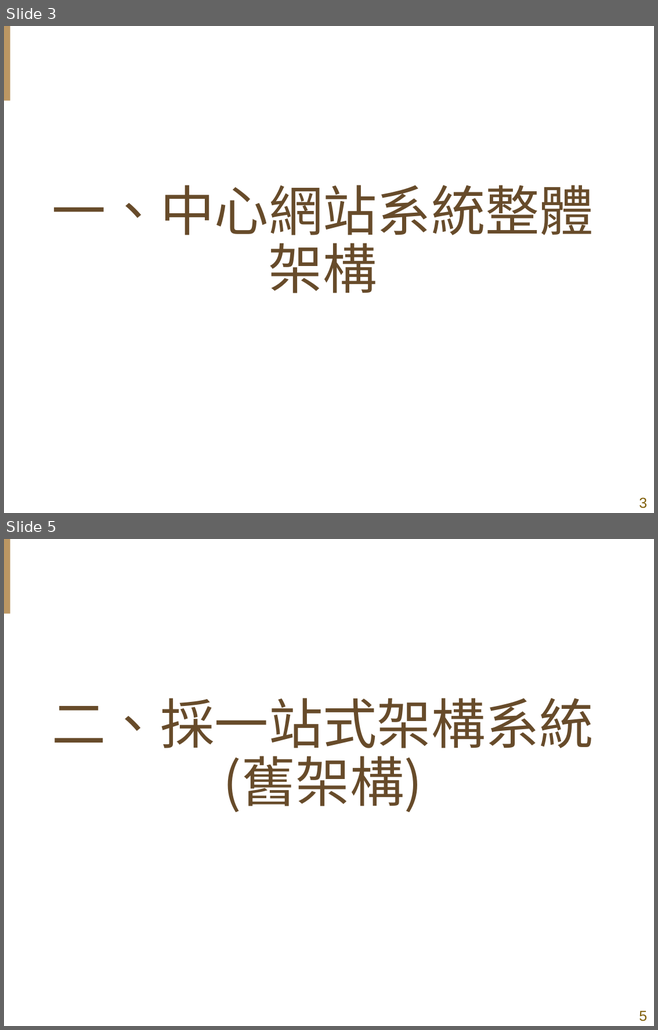
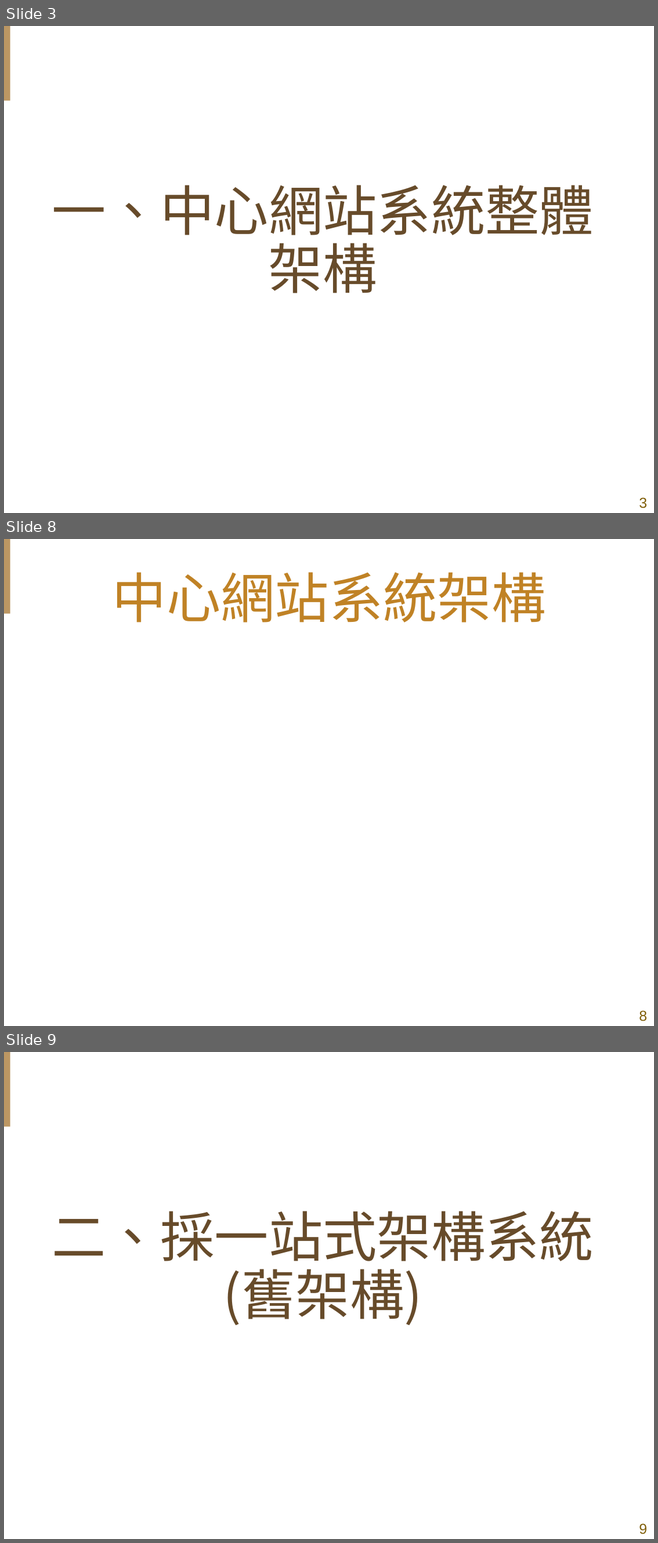
Before and after one commit to shih33/java_atguigu, a slide deck: 期末報告/期末簡報_施詠舜.pptx. Shown one above the other, each under a label of ours: slides 3 and 5 before the commit, slides 3, 8 and 9 after it; the slides between them are not shown. The pictures are 658x1030 and 658x1543 pixels, drawn with LibreOffice and Linux fonts; fonts in the diff are those of the drawing; background and template pictures are left out. Boxes give left, top, right and bottom in pixels: in the first picture for what was removed or moved away, otherwise in the second. Text is boxed around its words. In the diff, an @@ line names an element or a change of style, - is before the commit and + after.

```diff
--- a/期末報告/期末簡報_施詠舜.pptx
+++ b/期末報告/期末簡報_施詠舜.pptx
@@ slide 8 added at [4,539,654,1026], background #FFFFFF; not listed: 2 template elements that a slide beside it also shows @@
@@ title added at [112,572,546,623], 60 pt, text #C08225 @@
+中心網站系統架構
@@ what was slide 5 is now slide 9 @@
@@ page number at [639,1524,647,1535]: text changed @@
-5
+9
```
Also in this commit, not shown: 3 slides changed, 3 other slides added.
